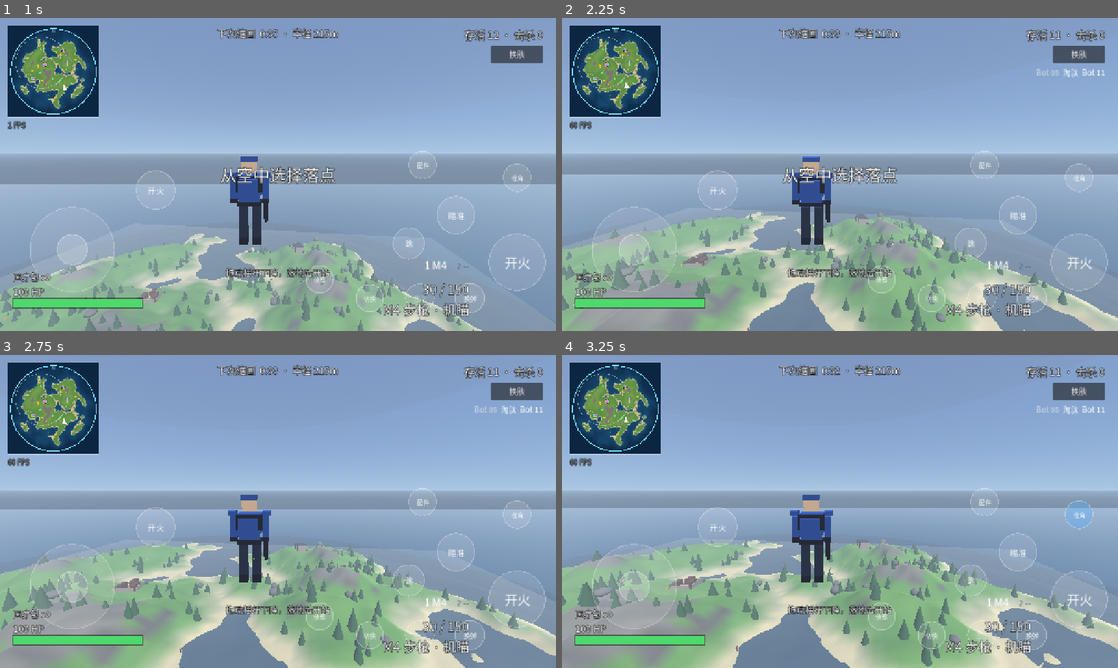
Above: before the commit, frames 1-4 (two rows, left to right).
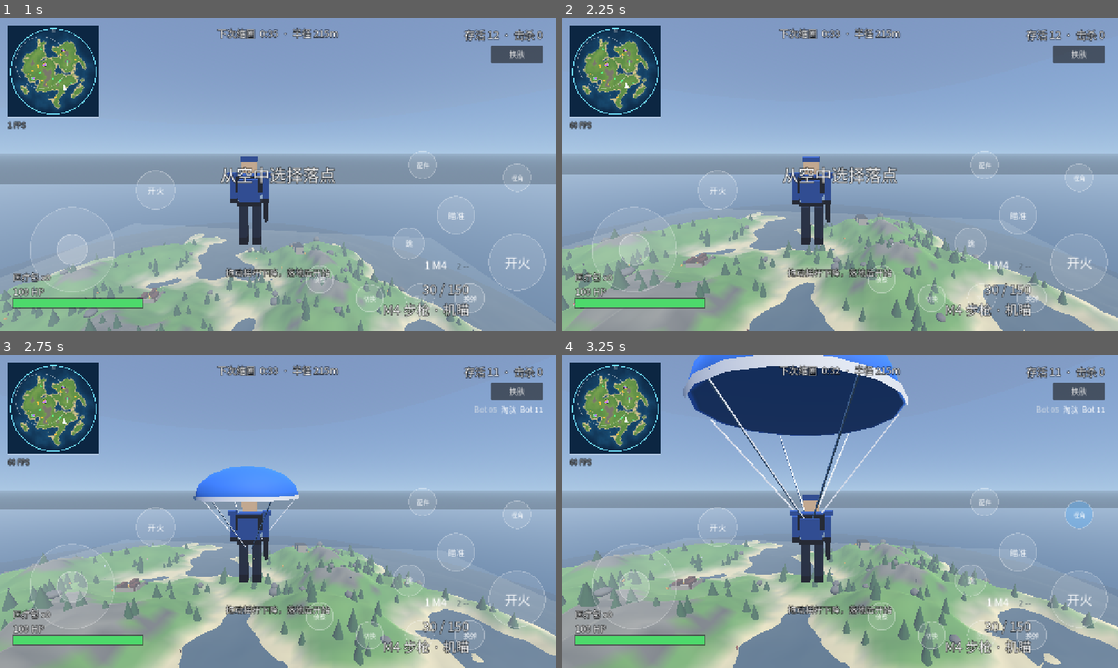
Above: after the commit, the same moments.

Repository: soda92/shooting-game
Game: Godot game, scene res://scenes/main.tscn
Same seed, same stepped clock (60 frames per second), same inputs: the game is played once before the commit and once after it.
Inputs (mouse positions are in pixels of both pictures, inside the frame that each line leads up to):
- Up to frame 1 (1 s): move the mouse to (305, 174) at 0.52 s; hold W from 0.53 s (still down); hold R from 0.53 s (still down); click (305, 174) at 0.67 s; tap Space at 0.77 s
- Up to frame 2 (2.25 s): keep holding W; move the mouse to (812, 174) at 1.27 s; release R at 1.28 s; tap H at 1.35 s; tap Space at 1.52 s; move the mouse to (851, 168) at 2.02 s; hold F from 2.03 s (still down)
- Up to frame 3 (2.75 s): keep holding W; keep holding F
- Up to frame 4 (3.25 s): keep holding W; move the mouse to (834, 517) at 2.77 s; release F at 2.78 s; tap V at 2.85 s; click (834, 517) at 2.92 s; tap Space at 3.02 s

Frame 1 is identical in both runs. In frame 2, 0.1% of the frame differs, in the area x 20-98%, y 4-100%; in frame 3, 1.8%; in frame 4, 9.2%, in the area x 18-64%, y 0-95%.

Commit message:
feat: parachute visuals, safe drops and AI detection
- parachute canopy, rim band and suspension lines with an opening animation
- four canopy palettes selected by the active skin
- AI no longer targets the player while airborne
- AI sight range 60m, 0.45-1.0s reaction time and a facing check before firing
- bots show a ! marker when they discover a target
- docs and tuning tables updated

Diff:
--- a/scenes/bot.tscn
+++ b/scenes/bot.tscn
@@ -16,3 +16,14 @@
 
 [node name="Visual" type="Node3D" parent="."]
 script = ExtResource("2_visual")
+
+[node name="Alert" type="Label3D" parent="."]
+transform = Transform3D(1, 0, 0, 0, 1, 0, 0, 0, 1, 0, 2.3, 0)
+billboard = 1
+no_depth_test = true
+font_size = 96
+pixel_size = 0.003
+outline_size = 14
+modulate = Color(1, 0.82, 0.25, 1)
+text = "!"
+visible = false
--- a/scenes/player.tscn
+++ b/scenes/player.tscn
@@ -1,7 +1,8 @@
-[gd_scene load_steps=4 format=3]
+[gd_scene load_steps=5 format=3]
 
 [ext_resource type="Script" path="res://scripts/player.gd" id="1_player"]
 [ext_resource type="Script" path="res://scripts/character_visual.gd" id="2_visual"]
+[ext_resource type="Script" path="res://scripts/parachute.gd" id="3_parachute"]
 
 [sub_resource type="CapsuleShape3D" id="body_shape"]
 radius = 0.35
@@ -16,6 +17,9 @@
 
 [node name="Visual" type="Node3D" parent="."]
 script = ExtResource("2_visual")
+
+[node name="Parachute" type="Node3D" parent="."]
+script = ExtResource("3_parachute")
 
 [node name="Pivot" type="Node3D" parent="."]
 transform = Transform3D(1, 0, 0, 0, 1, 0, 0, 0, 1, 0.55, 1.45, 0)
--- a/scripts/bot.gd
+++ b/scripts/bot.gd
@@ -9,6 +9,7 @@
 const DAMAGE := 8.0
 const FIRE_INTERVAL := 0.85
 const RANGE := 42.0
+const SIGHT_RANGE := 60.0
 
 var world
 var game
@@ -27,8 +28,12 @@
 var _strafe := 1.0
 var _stuck_t := 0.0
 var _last_pos := Vector3.ZERO
+var _alert := false
+var _alert_t := 0.0
+var _alert_vis := 0.0
 
 @onready var visual = $Visual
+@onready var alert_label: Label3D = $Alert
 
 
 func _ready() -> void:
@@ -46,6 +51,10 @@
 
 func is_alive() -> bool:
 	return alive and health > 0.0
+
+
+func can_be_targeted() -> bool:
+	return alive
 
 
 func _physics_process(delta: float) -> void:
@@ -72,10 +81,17 @@
 			else:
 				desired = dir.rotated(Vector3.UP, _strafe * PI * 0.5) * 0.75
 
-		if dist < RANGE and _can_see(target):
-			_fire_cd -= delta
-			if _fire_cd <= 0.0:
-				_shoot(target)
+		if _alert:
+			_alert_t -= delta
+			if _alert_t <= 0.0:
+				_alert = false
+		elif dist < RANGE and _can_see(target):
+			var facing := -global_transform.basis.z
+			var flat_dir := to.normalized()
+			if facing.dot(flat_dir) > 0.955:
+				_fire_cd -= delta
+				if _fire_cd <= 0.0:
+					_shoot(target)
 	else:
 		_wander_t -= delta
 		if _wander_t <= 0.0 or global_position.distance_to(_wander) < 3.0:
@@ -121,11 +137,21 @@
 
 	visual.tick(delta, Vector2(velocity.x, velocity.z).length(), _has_target())
 
+	if alert_label.visible:
+		_alert_vis -= delta
+		alert_label.modulate.a = clampf(_alert_vis / 0.3, 0.0, 1.0)
+		if _alert_vis <= 0.0:
+			alert_label.visible = false
+
 
 # --------------------------------------------------------------------------
 
 func _has_target() -> bool:
-	return is_instance_valid(target) and target.has_method("is_alive") and target.is_alive()
+	if not is_instance_valid(target) or not target.has_method("is_alive") or not target.is_alive():
+		return false
+	if target.has_method("can_be_targeted") and not target.can_be_targeted():
+		return false
+	return true
 
 
 func _pick_target() -> void:
@@ -136,11 +162,27 @@
 			continue
 		if not n.has_method("is_alive") or not n.is_alive():
 			continue
+		if n.has_method("can_be_targeted") and not n.can_be_targeted():
+			continue
 		var d := global_position.distance_to(n.global_position)
-		if d < best_d and d < 95.0 and _can_see(n):
+		if d < best_d and d < SIGHT_RANGE and _can_see(n):
 			best = n
 			best_d = d
-	target = best
+
+	if best != target:
+		target = best
+		if best != null:
+			_alert_t = randf_range(0.45, 1.0)
+			_alert = true
+			_show_alert()
+		else:
+			_alert = false
+
+
+func _show_alert() -> void:
+	_alert_vis = 1.0
+	alert_label.visible = true
+	alert_label.modulate.a = 1.0
 
 
 func _can_see(t: Node3D) -> bool:
--- /dev/null
+++ b/scripts/parachute.gd
@@ -0,0 +1,119 @@
+extends Node3D
+## Parachute canopy, rim band and suspension lines. Opens with a short
+## scale animation and sways gently while active.
+
+var _canopy_mat: StandardMaterial3D
+var _stripe_mat: StandardMaterial3D
+
+var _open_t := 1.0
+var _opening := false
+var _t := 0.0
+
+
+func _ready() -> void:
+	_build()
+	visible = false
+	set_process(false)
+
+
+func set_style(def: Dictionary) -> void:
+	if _canopy_mat == null:
+		return
+	_canopy_mat.albedo_color = def["canopy"]
+	_canopy_mat.emission = def["canopy"]
+	_stripe_mat.albedo_color = def["stripe"]
+
+
+func open() -> void:
+	visible = true
+	_opening = true
+	_open_t = 0.0
+	_t = 0.0
+	scale = Vector3.ONE * 0.2
+	set_process(true)
+
+
+func close() -> void:
+	visible = false
+	set_process(false)
+
+
+func _process(delta: float) -> void:
+	_t += delta
+	if _opening:
+		_open_t = minf(1.0, _open_t + delta / 0.35)
+		scale = Vector3.ONE * (0.2 + 0.8 * _open_t)
+		if _open_t >= 1.0:
+			_opening = false
+	rotation.z = sin(_t * 1.6) * 0.035
+	rotation.x = sin(_t * 1.1 + 1.0) * 0.025
+
+
+func _build() -> void:
+	_canopy_mat = _mat(Color(0.20, 0.45, 0.85))
+	_canopy_mat.emission_enabled = true
+	_canopy_mat.emission = Color(0.20, 0.45, 0.85)
+	_canopy_mat.emission_energy_multiplier = 0.35
+	_stripe_mat = _mat(Color(0.95, 0.95, 0.95))
+
+	var sphere := SphereMesh.new()
+	sphere.radius = 1.55
+	sphere.height = 1.7
+	sphere.radial_segments = 14
+	sphere.rings = 7
+	sphere.is_hemisphere = true
+
+	var canopy := MeshInstance3D.new()
+	canopy.mesh = sphere
+	canopy.material_override = _canopy_mat
+	canopy.position = Vector3(0, 3.25, 0)
+	canopy.scale = Vector3(1.15, 0.6, 1.15)
+	canopy.cast_shadow = GeometryInstance3D.SHADOW_CASTING_SETTING_OFF
+	add_child(canopy)
+
+	var ring := CylinderMesh.new()
+	ring.top_radius = 1.80
+	ring.bottom_radius = 1.80
+	ring.height = 0.12
+	ring.radial_segments = 20
+	ring.rings = 1
+	ring.cap_top = false
+	ring.cap_bottom = false
+
+	var rim := MeshInstance3D.new()
+	rim.mesh = ring
+	rim.material_override = _stripe_mat
+	rim.position = Vector3(0, 3.22, 0)
+	rim.cast_shadow = GeometryInstance3D.SHADOW_CASTING_SETTING_OFF
+	add_child(rim)
+
+	for i in range(6):
+		var a := TAU * float(i) / 6.0
+		var top := Vector3(cos(a) * 1.72, 3.20, sin(a) * 1.72)
+		var bottom := Vector3(cos(a) * 0.18, 1.35, sin(a) * 0.18)
+		_line(top, bottom)
+
+
+func _line(a: Vector3, b: Vector3) -> void:
+	var length := a.distance_to(b)
+	var box := BoxMesh.new()
+	box.size = Vector3(0.025, 0.025, length)
+
+	var mi := MeshInstance3D.new()
+	mi.mesh = box
+	mi.material_override = _stripe_mat
+	mi.cast_shadow = GeometryInstance3D.SHADOW_CASTING_SETTING_OFF
+	add_child(mi)
+
+	var dir := (b - a).normalized()
+	var up := Vector3.UP
+	if absf(dir.dot(up)) > 0.99:
+		up = Vector3.RIGHT
+	mi.transform = Transform3D(Basis.looking_at(dir, up), (a + b) * 0.5)
+
+
+func _mat(c: Color) -> StandardMaterial3D:
+	var m := StandardMaterial3D.new()
+	m.albedo_color = c
+	m.roughness = 0.75
+	return m
--- /dev/null
+++ b/scripts/parachutes.gd
@@ -0,0 +1,10 @@
+class_name Parachutes
+extends RefCounted
+## Parachute palettes. The player's active skin index picks one.
+
+const LIST := [
+	{"name": "天蓝", "canopy": Color(0.20, 0.45, 0.85), "stripe": Color(0.95, 0.95, 0.95)},
+	{"name": "丛林", "canopy": Color(0.22, 0.42, 0.18), "stripe": Color(0.85, 0.78, 0.42)},
+	{"name": "沙漠", "canopy": Color(0.78, 0.64, 0.36), "stripe": Color(0.95, 0.90, 0.78)},
+	{"name": "赤红", "canopy": Color(0.68, 0.18, 0.14), "stripe": Color(0.95, 0.90, 0.86)},
+]
--- a/scripts/player.gd
+++ b/scripts/player.gd
@@ -49,18 +49,21 @@
 var _tracer_mat: StandardMaterial3D
 var _hurt_cd := 0.0
 var _step_t := 0.0
+var _chute_open := false
 
 @onready var spring: SpringArm3D = $Pivot/SpringArm
 @onready var cam: Camera3D = $Pivot/SpringArm/Camera
 @onready var pivot: Node3D = $Pivot
 @onready var muzzle: Marker3D = $Muzzle
 @onready var visual = $Visual
+@onready var parachute = $Parachute
 
 
 func _ready() -> void:
 	if not OS.has_feature("mobile"):
 		Input.mouse_mode = Input.MOUSE_MODE_CAPTURED
 	visual.set_skin(Skins.player_skin())
+	parachute.set_style(Parachutes.LIST[Skins.selected_index % Parachutes.LIST.size()])
 	slots = [_make_slot("rifle"), {}]
 	active = 0
 	spring.rotation.x = pitch
@@ -73,6 +76,10 @@
 
 func is_alive() -> bool:
 	return state != State.DEAD and health > 0.0
+
+
+func can_be_targeted() -> bool:
+	return state == State.PLAY and health > 0.0
 
 
 # --------------------------------------------------------------------------
@@ -162,6 +169,15 @@
 	_drop_t += delta
 	velocity.y = -24.0 if _drop_t < FREE_FALL_TIME else -7.0
 
+	if _drop_t >= FREE_FALL_TIME:
+		if not _chute_open:
+			_chute_open = true
+			parachute.open()
+			Sfx.play("pickup", -10.0, 0.6)
+	elif _chute_open:
+		_chute_open = false
+		parachute.close()
+
 	var input := InputState.move
 	var dir := global_transform.basis.x * input.x + global_transform.basis.z * -input.y
 	dir.y = 0.0
@@ -175,6 +191,8 @@
 		global_position.y = maxf(ground, global_position.y)
 		velocity = Vector3.ZERO
 		state = State.PLAY
+		_chute_open = false
+		parachute.close()
 		landed.emit()
 
 
Not shown, added: scripts/parachute.gd.uid
Not shown, added: scripts/parachutes.gd.uid
Not shown, changed: src/changelog.md
Not shown, changed: src/combat.md
Not shown, changed: src/gameplay.md
Not shown, changed: src/tuning.md
